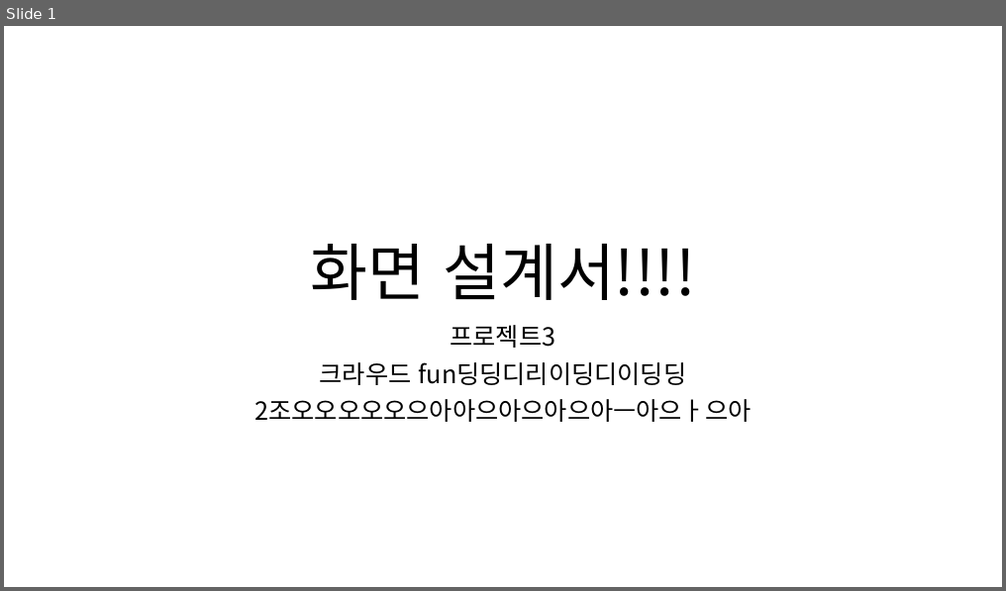
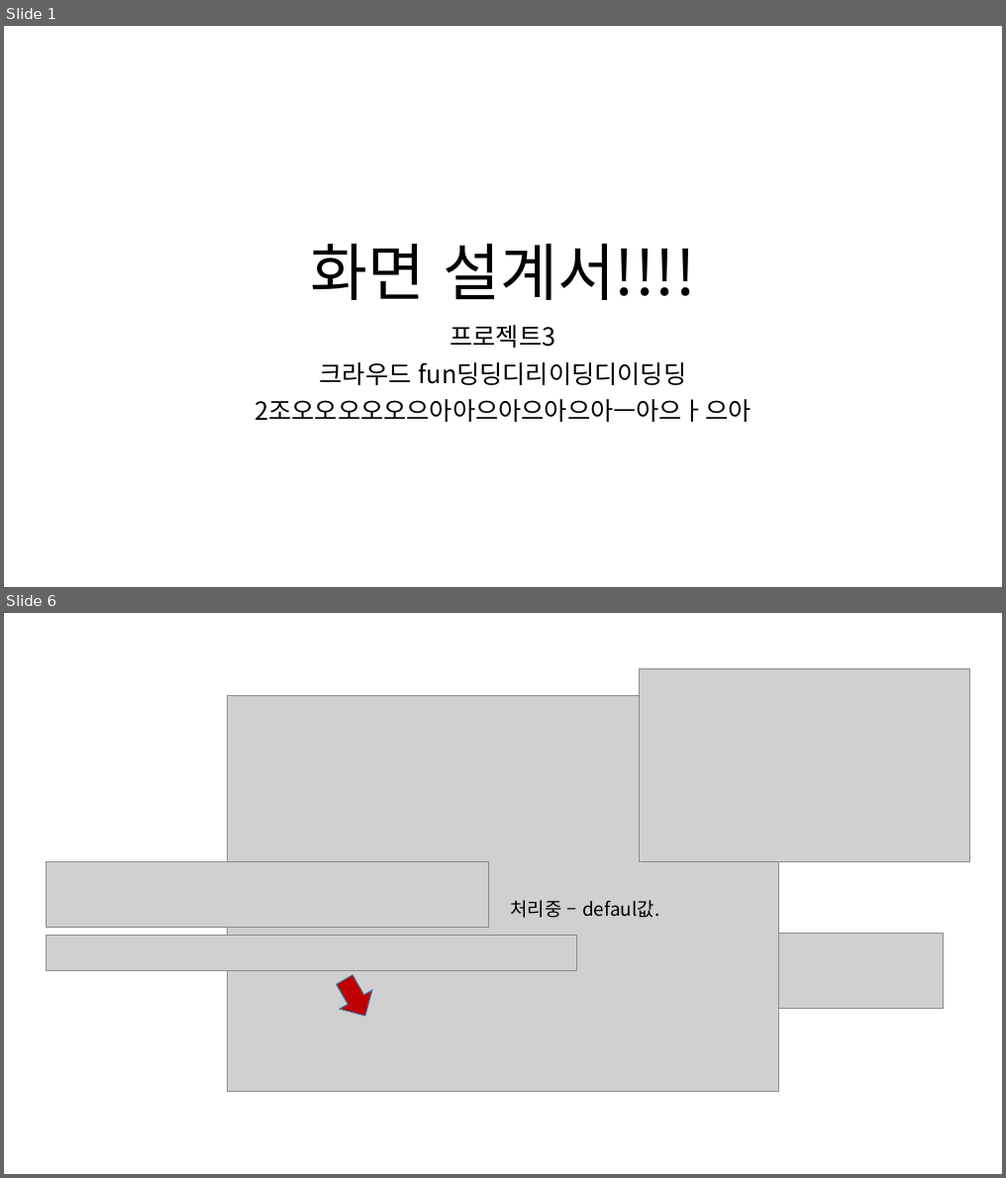
Before and after one commit to ezenteam2/RentalEquip, a slide deck: 0 발표용 파워포인트/0313 2차발표/0313 project04 - 파워포인트 - 용승.pptx. Shown one above the other, each under a label of ours: slide 1 before the commit, slides 1 and 6 after it; the slides between them are not shown. The pictures are 1006x591 and 1006x1178 pixels, drawn with LibreOffice and Linux fonts; fonts in the diff are those of the drawing; grey boxes stand for pictures. Boxes give left, top, right and bottom in pixels: in the first picture for what was removed or moved away, otherwise in the second. Text is boxed around its words. In the diff, an @@ line names an element or a change of style, - is before the commit and + after.

```diff
--- a/0 발표용 파워포인트/0313 2차발표/0313 project04 - 파워포인트 - 용승.pptx
+++ b/0 발표용 파워포인트/0313 2차발표/0313 project04 - 파워포인트 - 용승.pptx
@@ slide 6 added at <box>4,613,1002,1174</box>, background #FFFFFF @@
@@ picture added at <box>640,669,969,861</box> @@
@@ picture added at <box>227,696,778,1091</box> @@
@@ picture added at <box>47,861,489,927</box> @@
@@ text added at <box>510,900,659,918</box>, 18 pt, text #000000 @@
+처리중 – defaul값.
@@ picture added at <box>47,936,576,970</box> @@
@@ picture added at <box>779,934,944,1008</box> @@
@@ down arrow added at <box>329,970,382,1025</box>, fill #C00000, outline #43739E 1 pt @@
```
Also in this commit, not shown: 6 other slides added, 4 other files.
